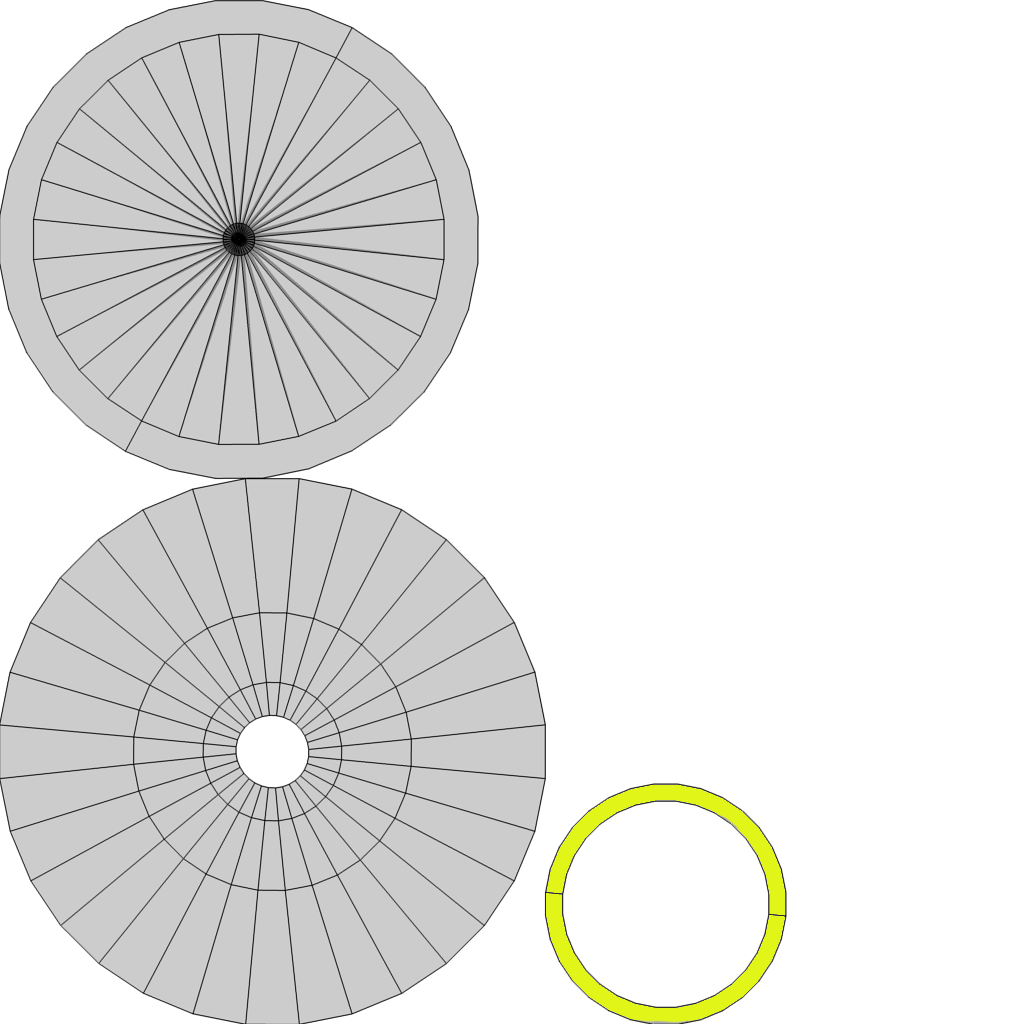
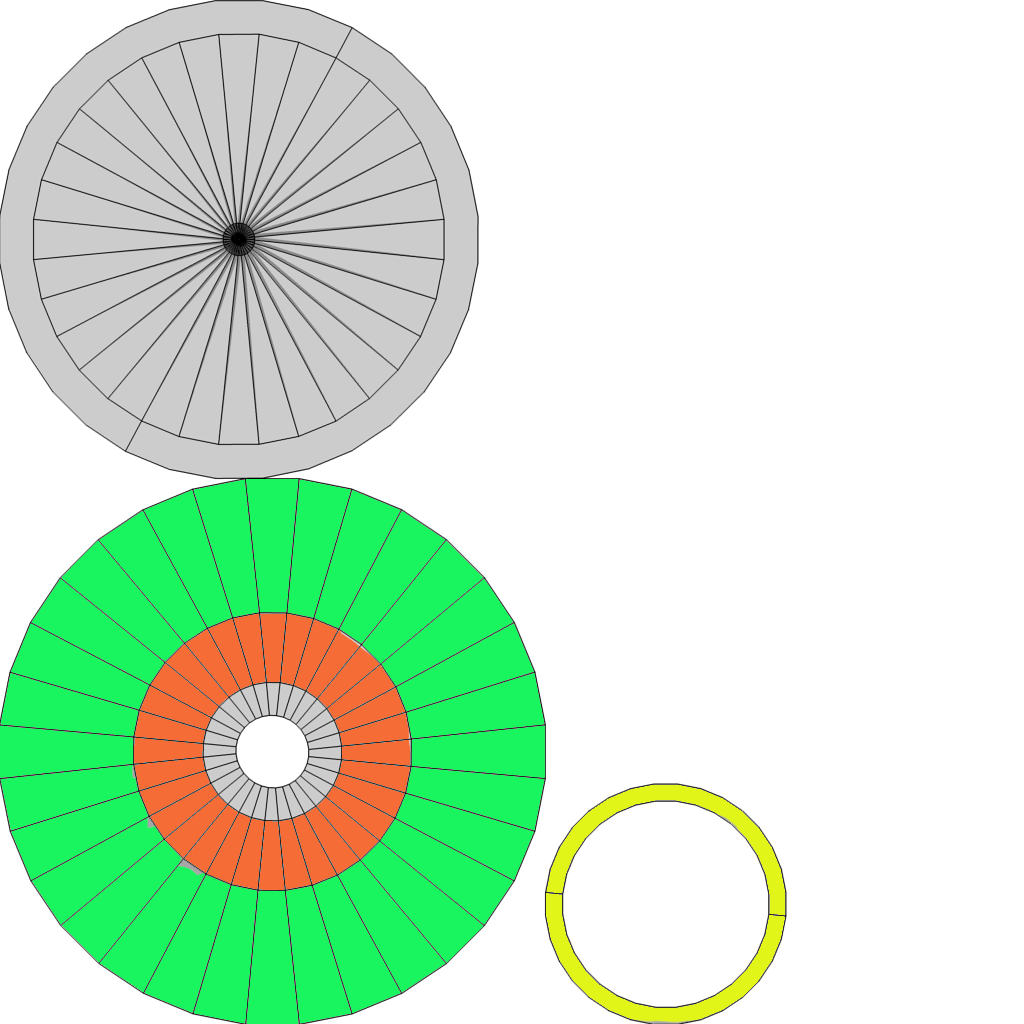
Revision of a layered 1024×1024 image; what changed, layer by layer:
added layer "Pasted Layer #1" above "LlantaLayOut.png" over [0, 479, 545, 1024]
painted on "LlantaLayOut.png" over [134, 614, 411, 890]
